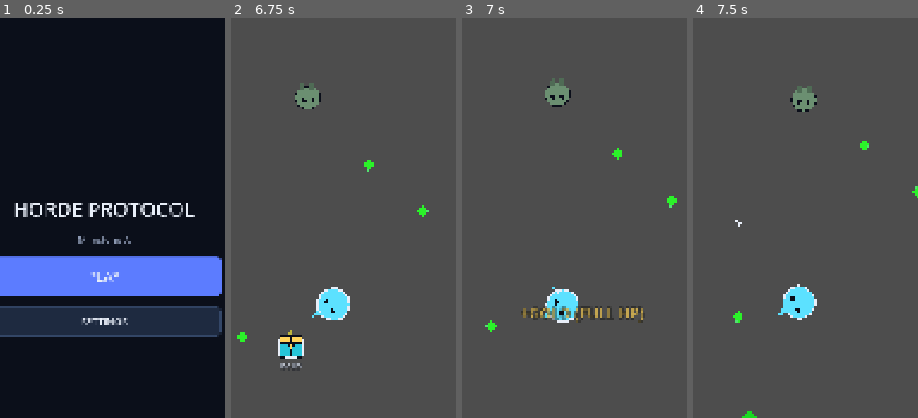
Above: before the commit, frames 1-4 (left to right).
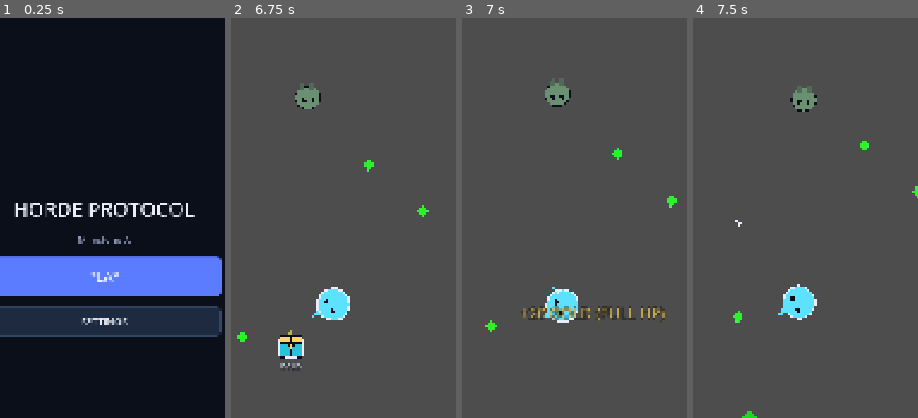
Above: after the commit, the same moments.

Repository: Silithix/Silithix-horde-protocal
Game: Godot game, scene res://scenes/boot/Boot.tscn
The game is run twice, just before and just after one commit, with the same random seed, the same clock (stepped at 60 frames per second) and the same inputs.
Inputs (mouse positions are % of the whole screen's width and height, from its top left):
- Up to frame 1 (0.25 s): no input
- Up to frame 2 (6.75 s): click "PLAY" at 0.5 s; move the mouse to (72, 45) at 1.27 s; click (72, 45) at 1.42 s; drag from (30, 55) to (50, 50) at 2.02 s; move the mouse to (60, 28) at 2.77 s; click (60, 28) at 2.92 s; drag from (45, 70) to (50, 50) at 3.52 s; move the mouse to (80, 65) at 4.27 s; click (80, 65) at 4.42 s; drag from (20, 35) to (18, 62) at 5.02 s; move the mouse to (55, 50) at 5.77 s; click (55, 50) at 5.92 s; drag from (35, 25) to (10, 33) at 6.52 s
- Up to frame 3 (7 s): no input
- Up to frame 4 (7.5 s): move the mouse to (72, 45) at 7.27 s; click (72, 45) at 7.42 s
The pictures show only the part of the screen within x 27-77%, y 14-64%; the shares and areas given below are measured in that part.

Frames 1-2 are identical in both runs. In frame 3, 1.3% of the frame differs, in the area x 29-91%, y 72-77%; in frame 4, nothing differs.

Commit message:
feat: results screen, run gold, and last_run save
Death shows time/level/gold/kills then Continue to Hub. Kill gold and
gold crates tally into meta save without touching Game.gd.

Diff:
--- a/scenes/run/Run.gd
+++ b/scenes/run/Run.gd
@@ -15,6 +15,7 @@
 const PAUSE_MENU := preload("res://scenes/ui/PauseMenu.tscn")
 const HUD_SCENE := preload("res://scenes/ui/RunHud.tscn")
 const ChapterClockScript := preload("res://scripts/meta/ChapterClock.gd")
+const RESULTS_SCENE := preload("res://scenes/ui/ResultsScreen.tscn")
 
 const ENEMY_CAP := 28
 const SPAWN_RADIUS := 560.0
@@ -45,6 +46,9 @@
 var _bonus_xp_on_gem: int = 0
 var _owned_weapons: Array[String] = ["shard_knives"]
 var _chapter: Node = null
+var _results: CanvasLayer = null
+var _run_gold: int = 0
+var _run_kills: int = 0
 
 func _ready() -> void:
 	process_mode = Node.PROCESS_MODE_ALWAYS
@@ -83,6 +87,10 @@
 	level_up_ui = LEVEL_UP_UI.instantiate()
 	add_child(level_up_ui)
 	level_up_ui.card_picked.connect(_on_card_picked)
+	_results = RESULTS_SCENE.instantiate()
+	add_child(_results)
+	_results.continue_pressed.connect(_on_results_continue)
+	Events.enemy_killed.connect(_on_enemy_killed)
 
 	pause_menu = PAUSE_MENU.instantiate()
 	add_child(pause_menu)
@@ -154,6 +162,9 @@
 			gem.call("setup", 0, pos, tier)
 	else:
 		gem.global_position = pos
+
+func add_run_gold(amount: int) -> void:
+	_run_gold += maxi(0, amount)
 
 func vacuum_all_gems() -> void:
 	if player == null:
@@ -301,6 +312,47 @@
 		"heal":
 			player.heal(30.0)
 
+func _on_enemy_killed(_enemy: Node, gold: int) -> void:
+	_run_kills += 1
+	_run_gold += maxi(0, gold)
+
+func _persist_last_run(won: bool) -> void:
+	var level := 1
+	if player and is_instance_valid(player):
+		level = int(player.get("level")) if player.get("level") != null else 1
+	var payload := {
+		"won": won,
+		"time_s": int(_elapsed),
+		"level": level,
+		"gold": _run_gold,
+		"kills": _run_kills,
+		"weapons": _owned_weapons.duplicate(),
+	}
+	Save.data["last_run"] = payload
+	var meta: Dictionary = Save.data.get("meta", {})
+	meta["gold"] = int(meta.get("gold", 0)) + _run_gold
+	Save.data["meta"] = meta
+	Save.save_game()
+
+func _show_results(won: bool) -> void:
+	_persist_last_run(won)
+	var level := 1
+	if player and is_instance_valid(player):
+		level = int(player.get("level")) if player.get("level") != null else 1
+	if _results:
+		_results.show_results({
+			"won": won,
+			"time_s": int(_elapsed),
+			"level": level,
+			"gold": _run_gold,
+			"kills": _run_kills,
+		})
+	else:
+		Game.end_run(won)
+
+func _on_results_continue() -> void:
+	Game.go_to_hub()
+
 func _on_player_died() -> void:
 	_run_over = true
 	if _chapter and _chapter.has_method("stop"):
@@ -313,4 +365,4 @@
 	if hud and hud.has_method("stop"):
 		hud.call("stop")
 	await get_tree().create_timer(1.2, true, false, true).timeout
-	Game.end_run(false)
+	_show_results(false)
--- /dev/null
+++ b/scenes/ui/ResultsScreen.tscn
@@ -0,0 +1,49 @@
+[gd_scene load_steps=2 format=3 uid="uid://results_screen_hp"]
+
+[ext_resource type="Script" path="res://scripts/meta/ResultsScreen.gd" id="1_res"]
+
+[node name="ResultsScreen" type="CanvasLayer"]
+layer = 40
+process_mode = 3
+script = ExtResource("1_res")
+
+[node name="Dim" type="ColorRect" parent="."]
+anchors_preset = 15
+anchor_right = 1.0
+anchor_bottom = 1.0
+color = Color(0, 0, 0, 0.72)
+
+[node name="Panel" type="PanelContainer" parent="."]
+anchors_preset = 8
+anchor_left = 0.5
+anchor_top = 0.5
+anchor_right = 0.5
+anchor_bottom = 0.5
+offset_left = -280.0
+offset_top = -260.0
+offset_right = 280.0
+offset_bottom = 260.0
+
+[node name="VBox" type="VBoxContainer" parent="Panel"]
+theme_override_constants/separation = 24
+
+[node name="Title" type="Label" parent="Panel/VBox"]
+layout_mode = 2
+theme_override_font_sizes/font_size = 44
+text = "DEFEATED"
+horizontal_alignment = 1
+
+[node name="Stats" type="Label" parent="Panel/VBox"]
+layout_mode = 2
+theme_override_font_sizes/font_size = 28
+text = "Time  0:00
+Level  1
+Gold  0
+Kills  0"
+horizontal_alignment = 1
+
+[node name="Continue" type="Button" parent="Panel/VBox"]
+custom_minimum_size = Vector2(0, 80)
+layout_mode = 2
+theme_override_font_sizes/font_size = 28
+text = "Continue"
--- a/scripts/meta/Crate.gd
+++ b/scripts/meta/Crate.gd
@@ -167,14 +167,17 @@
 				run.call("vacuum_all_gems")
 			return "MAGNET!"
 		"gold_bag":
+			var run := get_tree().get_first_node_in_group("run_root")
+			if run and run.has_method("add_run_gold"):
+				run.call("add_run_gold", 20)
 			if player.has_method("heal"):
 				var before := float(player.get("hp"))
 				player.call("heal", 10.0)
 				var after := float(player.get("hp"))
 				if after - before <= 0.05:
-					return "+GOLD (FULL HP)"
-				return "+GOLD +HP"
-			return "+GOLD"
+					return "+20 GOLD (FULL HP)"
+				return "+20 GOLD +HP"
+			return "+20 GOLD"
 		_:
 			if player.has_method("heal"):
 				player.call("heal", 15.0)
--- /dev/null
+++ b/scripts/meta/ResultsScreen.gd
@@ -0,0 +1,35 @@
+extends CanvasLayer
+## Post-run results stub. Systems-owned Milestone B.
+
+signal continue_pressed
+
+@onready var title: Label = $Panel/VBox/Title
+@onready var stats: Label = $Panel/VBox/Stats
+@onready var cont: Button = $Panel/VBox/Continue
+
+func _ready() -> void:
+	process_mode = Node.PROCESS_MODE_ALWAYS
+	visible = false
+	cont.pressed.connect(_on_continue)
+
+func show_results(payload: Dictionary) -> void:
+	var won := bool(payload.get("won", false))
+	title.text = "VICTORY" if won else "DEFEATED"
+	var secs := int(payload.get("time_s", 0))
+	var mm := secs / 60
+	var ss := secs % 60
+	stats.text = "Time  %d:%02d\nLevel  %d\nGold  %d\nKills  %d" % [
+		mm, ss,
+		int(payload.get("level", 1)),
+		int(payload.get("gold", 0)),
+		int(payload.get("kills", 0)),
+	]
+	visible = true
+	get_tree().paused = true
+	Events.pause_toggled.emit(true)
+
+func _on_continue() -> void:
+	visible = false
+	get_tree().paused = false
+	Events.pause_toggled.emit(false)
+	continue_pressed.emit()
Not shown, changed: docs/BOT_LOG.md
